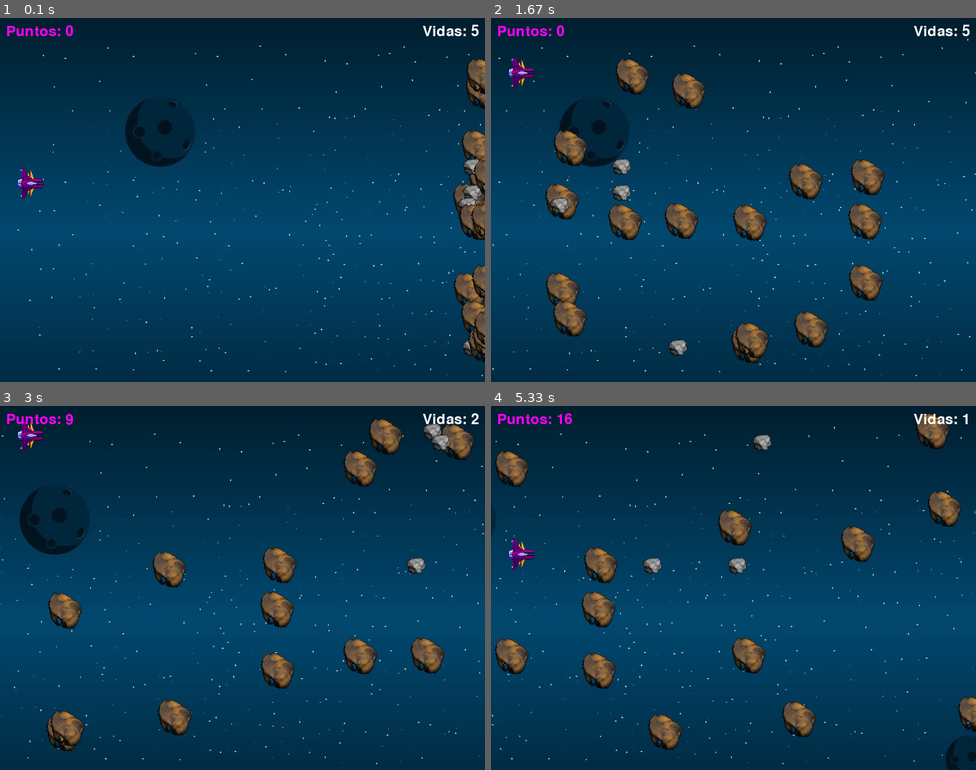
Above: before the commit, frames 1-4 (two rows, left to right).
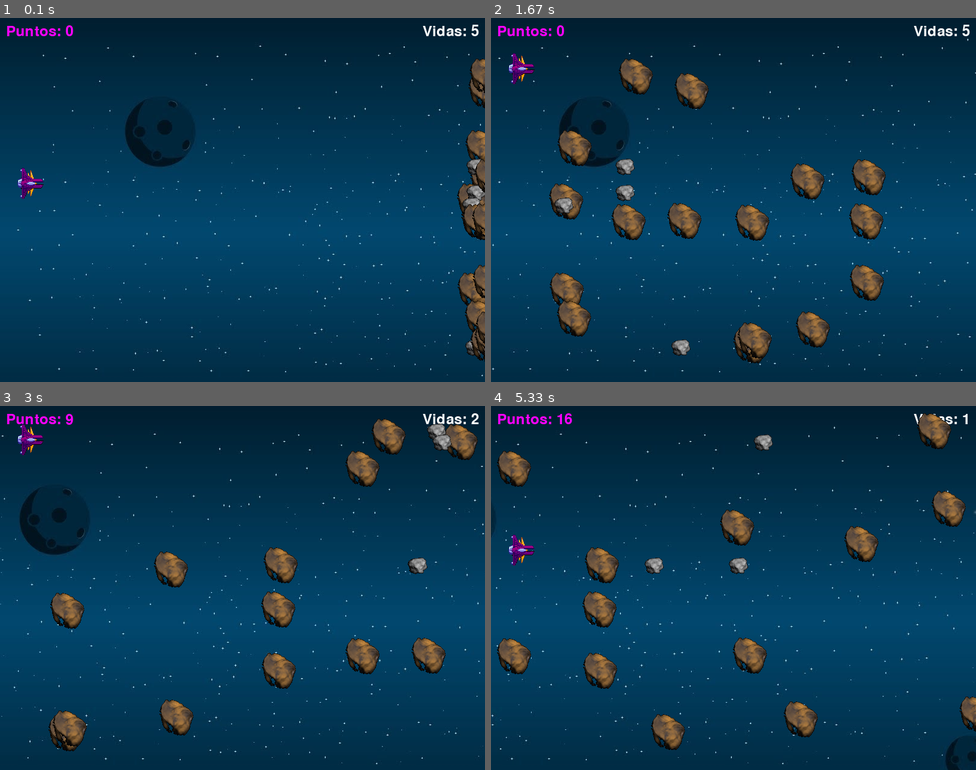
Above: after the commit, the same moments.

Repository: Mikifevrier/Proyecto-Final-Pygame
Game: pygame game, started from main.py
Two runs of this game, one before a commit and one after it. Both use one fixed random seed, a clock stepped at 60 frames per second and the inputs below.
Inputs:
- Up to frame 1 (0.1 s): no input
- Up to frame 2 (1.67 s): hold Up 0.33-0.8 s; hold Down 0.83-1.13 s; hold Up 1.17-1.53 s; hold Down from 1.57 s (still down)
- Up to frame 3 (3 s): release Down at 1.93 s; hold Up 1.97-2.27 s; hold Down 2.3-2.6 s; hold Up from 2.63 s (still down)
- Up to frame 4 (5.33 s): release Up at 3 s; hold Down 3.03-3.4 s; hold Up 3.43-3.73 s; hold Down 3.77-4.07 s; hold Up 4.1-4.47 s; hold Down 4.5-4.87 s; hold Down from 5.23 s (still down)

The runs differ from the first frame. In frame 1, 1.9% of the frame differs, in the area x 93-100%, y 11-95%; in frame 2, 5.4%, in the area x 3-82%, y 9-95%; in frame 3, 3.6%; in frame 4, 3.9%.

Commit message:
Creada la clase Game

Diff:
--- a/main.py
+++ b/main.py
@@ -2,6 +2,7 @@
 import random
 from pygame import mixer
 from pygame import sprite
+import sys, os
 
 from pygame.constants import *
 
@@ -10,6 +11,7 @@
 ALTO = 600
 NEGRO = (0, 0, 0)
 BLANCO = (255, 255, 255)
+
 
 # Inicio del juego y creao la pantalla
 pygame.init()
@@ -23,6 +25,8 @@
 pygame.mixer.music.set_volume(0.2)
 pygame.mixer.music.play(loops=-1)
 
+fondo = pygame.image.load("images/maxresdefault.jpg").convert()
+x = 0
 
 #Por ahora voy a dejar el marcador muy normalito
 class Marcador(pygame.sprite.Sprite):
@@ -37,6 +41,8 @@
         self.color = color
         self.justificado = justificado
         self.image = self.fuente.render(str(self.contador), True, self.color)
+        self.rect = self.image.get_rect()
+
 
     def update(self):
         self.image = self.fuente.render(str(self.palabras.format(self.contador)), True, self.color)
@@ -77,7 +83,7 @@
     for i in imagenes_roca_lista:
         imagenes_roca.append(pygame.image.load(i).convert())
 
-    def __init__(self):
+    def __init__(self, marcador):
         super().__init__()
         self.image = random.choice(self.imagenes_roca)
         self.image.set_colorkey(NEGRO)
@@ -85,6 +91,7 @@
         self.rect.x = random.randrange(780, 800)
         self.rect.y = random.randrange(ALTO - self.rect.height)
         self.vx = random.randrange(2, 8)
+        self.marcador = marcador
 
 
     def update(self):
@@ -93,7 +100,7 @@
             self.rect.x = random.randrange(780, 800)
             self.rect.y = random.randrange(ALTO - self.rect.height)
             self.vx = random.randrange(2, 8)
-            marcador_puntos.contador += 1
+            self.marcador.contador += 1
             #Eliminar las rocas que pasan la pantalla y que vuelvan a generarse en un lugar random
 
 class Explosion(pygame.sprite.Sprite):
@@ -125,61 +132,78 @@
         if self.index >= len(self.images) - 1 and self.contador >= v_explosion:
             self.kill()
 
-
-# Fondo de la pantalla
-fondo = pygame.image.load("images/maxresdefault.jpg").convert()
-x = 0
-#Hacer que el fondo sea dinámico si me da tiempo (estrellitas brillando, que se mueva, ¿que haga cosas chulas?)
-
-# Incluir los objetos en el Group
-grupoSprites = pygame.sprite.Group()
-roca_list = pygame.sprite.Group()
-for i in range(20):
-    roca = Roca()
-    grupoSprites.add(roca)
-    roca_list.add(roca)
-
-nave = Nave()
-grupoSprites.add(nave)
-
-marcador_puntos = Marcador(10,10, "topleft", fontsize = 35, color = (255, 0, 255))
-marcador_puntos.palabras = "Puntos: {}"
-grupoSprites.add(marcador_puntos)
-
-marcador_vidas = Marcador(790, 10, "topright", fontsize = 35)
-marcador_vidas.palabras = "Vidas: {}"
-grupoSprites.add(marcador_vidas)
-
-# Bucle Principal
-running = True
-while running:
-    clock.tick(60)
-    for event in pygame.event.get():
-        if event.type == pygame.QUIT or event.type == KEYDOWN and event.key == K_ESCAPE:
-            running = False
-
-    grupoSprites.update()
-
-# Si hay una colisión
-    colision = pygame.sprite.spritecollide(nave, roca_list, True)
-    if colision:
-        explosion = Explosion(nave.rect.centerx, nave.rect.centery, 2) #voy a dejar el tamaño grande por el momento
-        grupoSprites.add(explosion)
-        boom.play()
-        nave.vidas -= 1
-        if nave.vidas == 0:
-            running = False
-    marcador_vidas.contador = nave.vidas
-
-# Blit, Draw, Displays
-    x_mueve = x % fondo.get_rect().width
-    pantalla.blit(fondo, [x_mueve - fondo.get_rect().width , 0])
-    if x_mueve < ANCHO:
-        pantalla.blit(fondo, (x_mueve, 0))
-    x -= 1
-
-    grupoSprites.draw(pantalla)
-
-    pygame.display.flip()
-
-pygame.quit()
+class Game():
+    clock = pygame.time.Clock()
+
+    def __init__(self):
+        self.display = pygame.display
+        self.pantalla = self.display.set_mode((ANCHO, ALTO))
+        self.w = ANCHO
+        self.h = ALTO
+        self.x = 0
+        self.display.set_caption("Space Trooper Adventure")
+        self.fondo = pygame.image.load("images/maxresdefault.jpg").convert()
+        self.grupoSprites = pygame.sprite.Group()
+        self.roca_list = pygame.sprite.Group()
+
+        self.marcador_puntos = Marcador(10,10, "topleft", fontsize = 35, color = (255, 0, 255))
+        self.marcador_puntos.palabras = "Puntos: {}"
+        self.grupoSprites.add(self.marcador_puntos)
+
+        self.marcador_vidas = Marcador(790, 10, "topright", fontsize = 35)
+        self.marcador_vidas.palabras = "Vidas: {}"
+        self.grupoSprites.add(self.marcador_vidas)
+
+        for i in range(20):
+            self.roca = Roca(self.marcador_puntos)
+            self.grupoSprites.add(self.roca)
+            self.roca_list.add(self.roca)
+
+        self.nave = Nave()
+        self.grupoSprites.add(self.nave)
+
+    def mainloop(self):
+        running = True
+        while running:
+            dt = self.clock.tick(FPS)
+            running = self.handleevent()
+
+        # Si hay una colisión
+            colision = pygame.sprite.spritecollide(self.nave, self.roca_list, True)
+            if colision:
+                self.explosion = Explosion(self.nave.rect.centerx, self.nave.rect.centery, 2) #voy a dejar el tamaño grande por el momento
+                self.grupoSprites.add(self.explosion)
+                boom.play()
+                self.nave.vidas -= 1
+                if self.nave.vidas == 0:
+                    running = False
+            self.marcador_vidas.contador = self.nave.vidas
+
+            # Mueve la pantalla
+            x_mueve = self.x % self.fondo.get_rect().width
+            self.pantalla.blit(self.fondo, [x_mueve - self.fondo.get_rect().width , 0])
+            if x_mueve < ANCHO:
+                self.pantalla.blit(self.fondo, (x_mueve, 0))
+            self.x -= 1
+
+            self.grupoSprites.draw(self.pantalla)
+
+            pygame.display.flip()
+            self.grupoSprites.update()
+
+        self.game_over()
+
+    def handleevent(self):
+        for event in pygame.event.get():
+            if event.type == pygame.QUIT or event.type == KEYDOWN and event.key == K_ESCAPE:
+                return False
+        return True
+
+    def game_over(self):
+        pygame.quit()
+        sys.exit()
+
+if __name__ == "__main__":
+    pygame.init()
+    game = Game()
+    game.mainloop()
